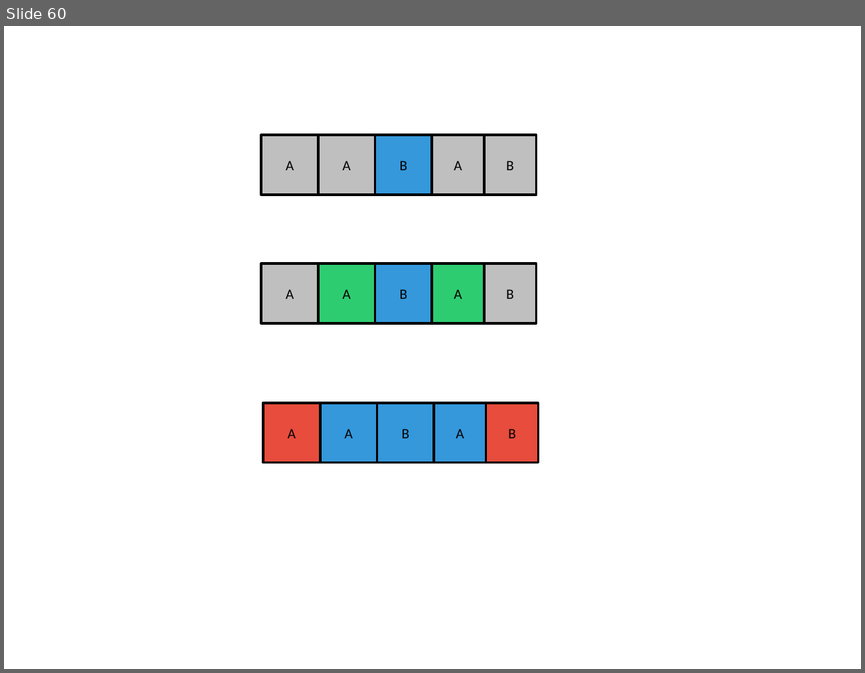
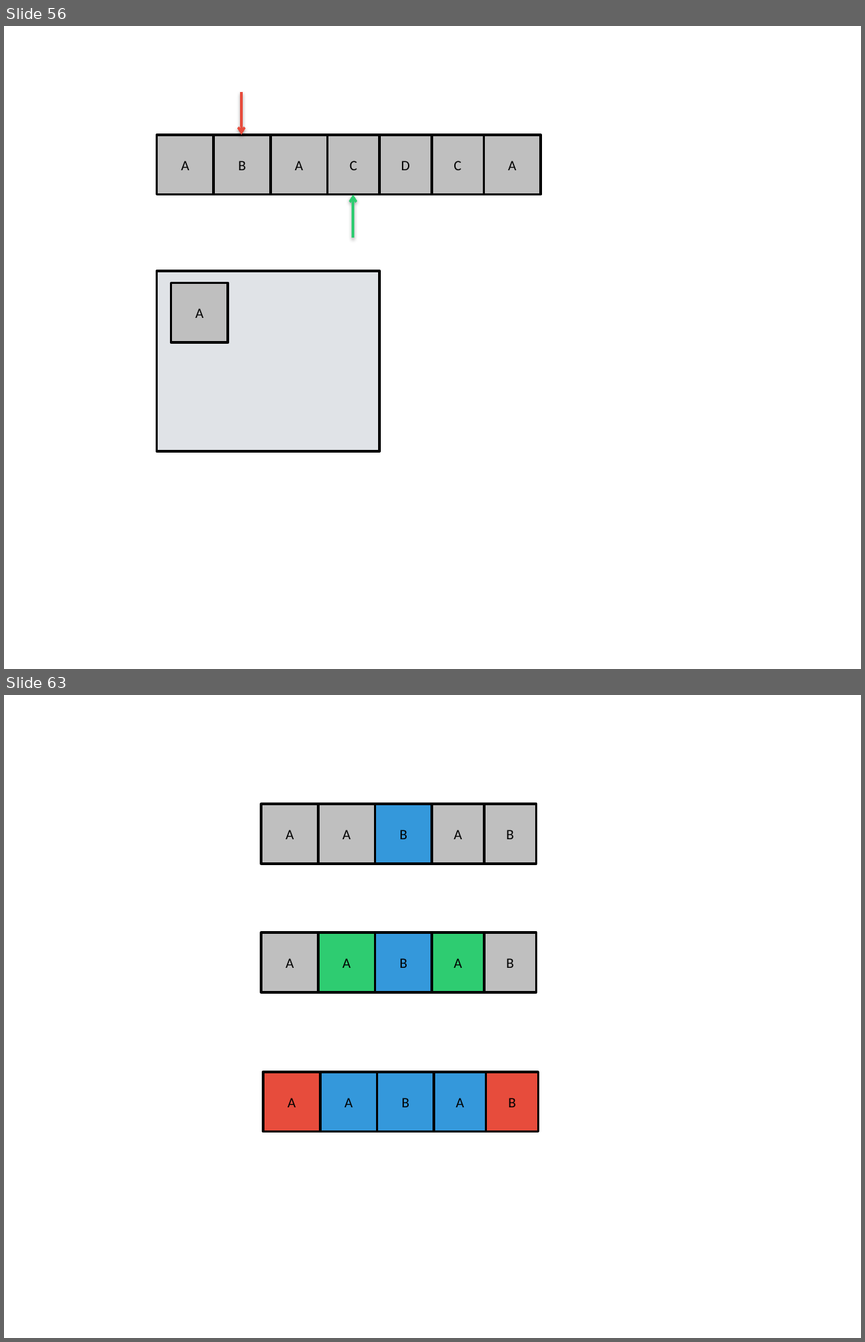
Before and after one commit to jainankit49/HackerGymContent, a slide deck: Images/imgs.pptx. Shown one above the other, each under a label of ours: slide 60 before the commit, slides 56 and 63 after it; the slides between them are not shown. The pictures are 865x673 and 865x1342 pixels, drawn with LibreOffice and Linux fonts; fonts in the diff are those of the drawing. Boxes give left, top, right and bottom in pixels: in the first picture for what was removed or moved away, otherwise in the second. Text is boxed around its words. In the diff, an @@ line names an element or a change of style, - is before the commit and + after.

```diff
--- a/Images/imgs.pptx
+++ b/Images/imgs.pptx
@@ slide 56 added at <box>4,26,861,669</box>, background #FFFFFF @@
@@ group added at <box>156,92,541,452</box>: 9 rectangles, 2 arrows @@
+A
+B
+A
+D
+C
+C
+A
+A
@@ what was slide 60 is now slide 63 @@
```
Also in this commit, not shown: 11 slides changed, 2 other slides added.
